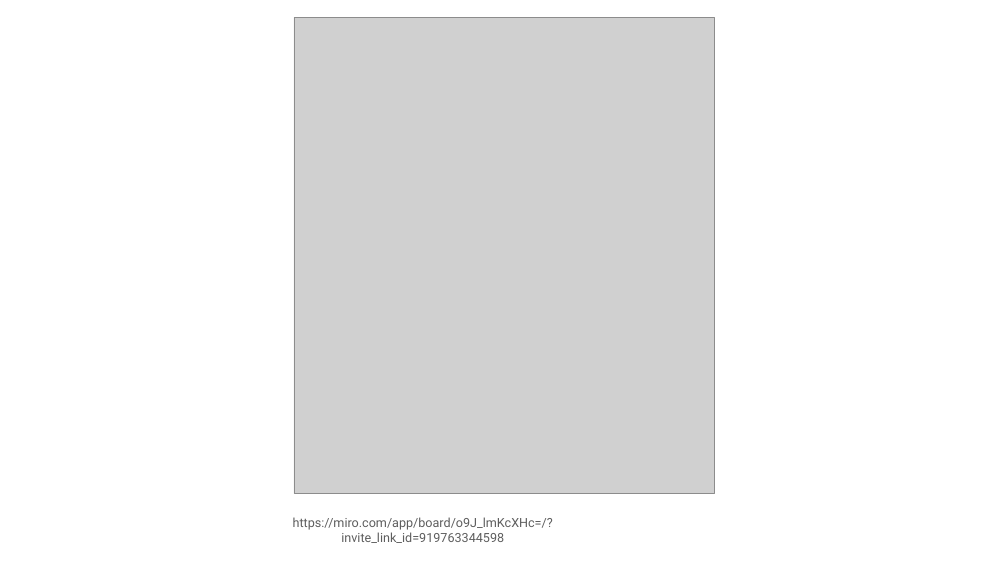
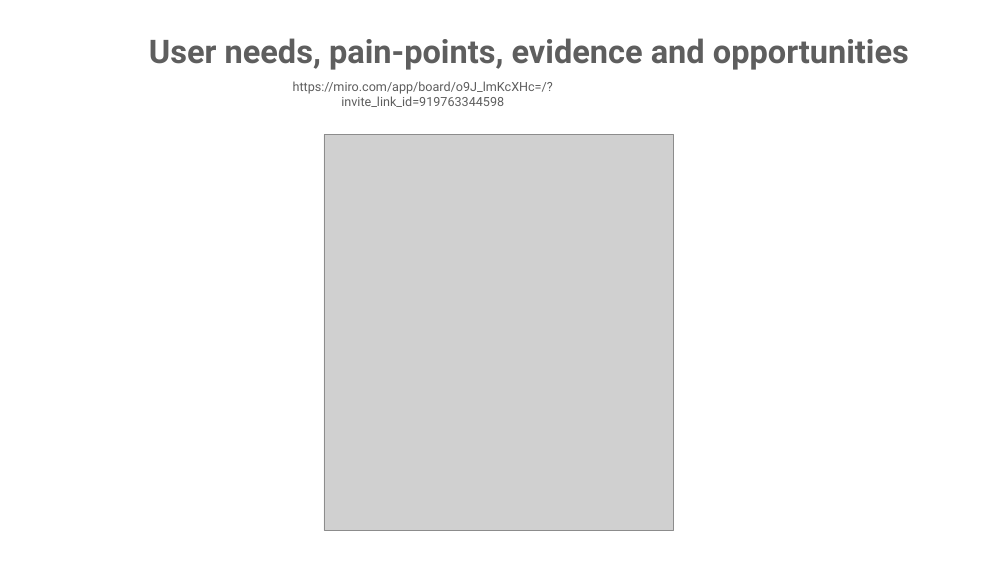
Before and after one commit to sunilkathare-axis12/acas, a slide deck: slide 17 of app/assets/images/ideas-for-prototypes.pptx (slide 4 before the commit). Drawn at 1008x567 pixels with LibreOffice and Linux fonts; fonts in the diff are those of the drawing; grey boxes stand for pictures. Boxes give left, top, right and bottom in pixels: in the first picture for what was removed or moved away, otherwise in the second. Text is boxed around its words. In the diff, an @@ line names an element or a change of style, - is before the commit and + after.

```diff
--- a/app/assets/images/ideas-for-prototypes.pptx
+++ b/app/assets/images/ideas-for-prototypes.pptx
@@ text added at (x1=149, y1=38, x2=909, y2=70), 62 pt, text #5E5E5E, bold @@
+User needs, pain-points, evidence and opportunities
@@ text "https://miro.com/app/board/o9J_lmKcXHc=/?invite_link_id=9197 ..." moved from (x1=293, y1=517, x2=553, y2=543) to (x1=293, y1=81, x2=553, y2=107) @@
@@ picture resized from (x1=294, y1=17, x2=714, y2=494) to (x1=324, y1=135, x2=673, y2=530) @@
```
Also in this commit, not shown: 3 slides added, 5 slides removed, 1 other file.
